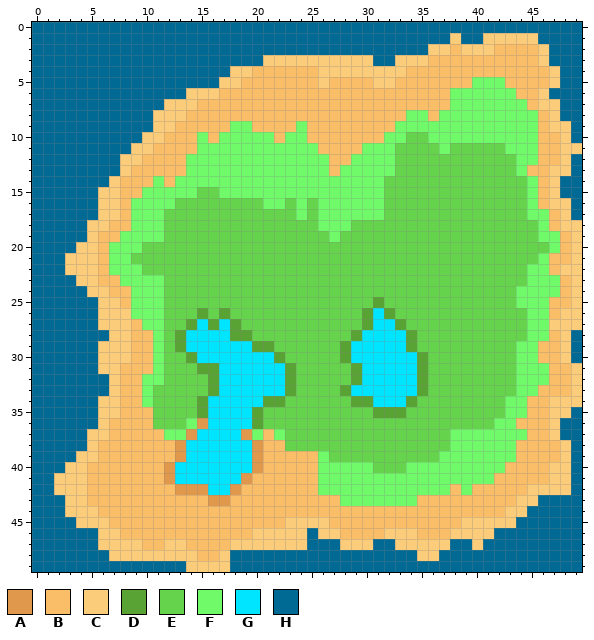
Pixel-art sprite: client/static/img/island_1.png. The picture above was drawn from the file before the commit.
The file is 50x50 pixels. Colours within 5 levels of each other are drawn and written as one.
Palette (. is transparent): A #e0994c  B #fabe69  C #fbcc7a  D #59a334  E #65d44c  F #70fa69  G #00e5ff  H #006a94
Pixels before (only the part around the change), first column x 0:
 0 HHHHHHHHHHHHHHHHHHHHHHHHHHHHHHHHHHHHHHHHHHHHHHHHHH
 1 HHHHHHHHHHHHHHHHHHHHHHHHHHHHHHHHHHHHHHCHHCCCCCHHHH
 2 HHHHHHHHHHHHHHHHHHHHHHHHHHHHHHHHHHHHCCBCCCBBBBCHHH
 3 HHHHHHHHHHHHHHHHHHHHHCCCCCCCCCCHHCCCBBBBBBBBBBCHHH
 4 HHHHHHHHHHHHHHHHHHCCBBBBBBCCCCCCCCBBBBBBBBBBBBBCHH
 5 HHHHHHHHHHHHHHHHHCCBBBBBBBCBBBBCCBBBBBBBFFFBBBBCHH
 6 HHHHHHHHHHHHHHCCCBBBBBBBBBBBBBBBBBBBBBFFFFFFBBCHHH
 7 HHHHHHHHHHHHCCCBBBBBBBBBBBBBBBBBBBBBBBFFFFFFFBCCHH
 8 HHHHHHHHHHHCCCBBBBBBBBBBBBBBBBBBBBFFBFFFFFFFFFBCHH
 9 HHHHHHHHHHHCCBBBBBFFBBBBFBBBBBBBBFFFFFFFFFFFFFBCCH
10 HHHHHHHHHHCCBBBFBFFFFFBFFBBBBBBBFFEEFFFFFFFFFFBBCH
11 HHHHHHHHHCCBBBBFFFFFFFFFFFBBBBFFFEEEEFEEEEEFFFBBCC
12 HHHHHHHHCCBBBBFFFFFFFFFFFFFBBFFFFEEEEEEEEEEEFFBBCH
13 HHHHHHHHCBBBBBFFFFFFFFFFFFFBFFFFFEEEEEEEEEEEFBBCCH
14 HHHHHHHCBBBFBFFFFFFFFFFFFFFFFFFFEEEEEEEEEEEEEFBCHH
15 HHHHHHCCBBFFFFFEEFFFFFFFFFFFFFFFEEEEEEEEEEEEEFBCHH
16 HHHHHHCCBFFFFEEEEEEEEFFEFEFFFFFFEEEEEEEEEEEEEFBCCH
17 HHHHHHCCBFFFEEEEEEEEEEEEFEFFFFFFEEEEEEEEEEEEEFFBCH
18 HHHHHCCBBFFFEEEEEEEEEEEEEEFFFEEEEEEEEEEEEEEEEEFBCC
19 HHHHHCBBFFFFEEEEEEEEEEEEEEEFEEEEEEEEEEEEEEEEEEFFBC
20 HHHHCCBFFFEEEEEEEEEEEEEEEEEEEEEEEEEEEEEEEEEEEEEFBC
21 HHHCCCBFFEEEEEEEEEEEEEEEEEEEEEEEEEEEEEEEEEEEEEFBBC
22 HHHCCCBFFFEEEEEEEEEEEEEEEEEEEEEEEEEEEEEEEEEEEFFBCC
23 HHHHCCBBFFFFEEEEEEEEEEEEEEEEEEEEEEEEEEEEEEEEEFFFBC
24 HHHHHCCBBFFFEEEEEEEEEEEEEEEEEEEEEEEEEEEEEEEEFFFFBC
25 HHHHHHCCBFFFEEEEEEEEEEEEEEEEEEEDEEEEEEEEEEEEFFFBBC
26 HHHHHHCCCFFFEEEDEDEEEEEEEEEEEEDGDEEEEEEEEEEEEFFBCC
27 HHHHHHCCCBFFEEDGDGDEEEEEEEEEEEDGGDEEEEEEEEEEEFFCCC
28 HHHHHHHCCBBFEDGGGGDDEEEEEEEEEDGGGGDEEEEEEEEEEFFBCH
29 HHHHHHCCCBBFEDGGGGGGDDEEEEEEDGGGGGDEEEEEEEEEFFBBCH
30 HHHHHHCCCBBFEEDGGGGGGGDEEEEEDGGGGGGDEEEEEEEEFFBBCH
31 HHHHHHCCBBBFEEEDDGGGGGGDEEEEEDGGGGGDEEEEEEEEFFFBBC
32 HHHHHHHCBBFFEEEEDGGGGGGDEEEEEDGGGGGDEEEEEEEEFFFBBC
33 HHHHHHHCBBFEEEEEDGGGGGGDEEEEDGGGGGGDEEEEEEEEFFBBBC
34 HHHHHHCCBBFEEEEDGGGGGDDEEEEEEDDGGGDEEEEEEEEFFBBCCC
35 HHHHHHCCBBBEEEEDGGGGDEEEEEEEEEEDDDEEEEEEEEEFFBBCCH
36 HHHHHHCBBBBEEEFAGGGGDEEEEEEEEEEEEEEEEEEEEEFFBBBCHH
37 HHHHHCCBBBBBFFAGGGGAFBFEEEEEEEEEEEEEEEFFFFFFFBBCHH
38 HHHHHCBBBBBBBAGGGGGGABBEEEEEEEEEEEEEEEFFFFFFBBBBCH
39 HHHHCCBBBBBBBAGGGGGGABBBBBFEEEEEEEEEEFFFFFFFBBBBCH
40 HHHCCBBBBBBBAGGGGGGGABBBBBFFFFFEEEFFFFFFFFFBBBBCCH
41 HHCCCBBBBBBBAGGGGGGABBBBBBFFFFFFFFFFFFFFFFBBBBBCCH
42 HHCCCBBBBBBBBAAAGGABBBBBBBFFFFFFFFFFFFBFBBBBBCCCCH
43 HHHCCBBBBBBBBBBBAABBBBBBBBBBFFFFFFFBBBBBBBBBCCHHHH
44 HHHCCCBBBBBBBBBBBBBBBBBBBBBBBBBBBBBBBBBBBBBCCHHHHH
45 HHHHCCCBBBBBBBBBBBBBBBBCCCCBBBBBBBBBBBBCCCCCHHHHHH
46 HHHHHHCCBBBBBBBBBBBBCCCCCHCCBBBBCCCBBBCCCCHHHHHHHH
47 HHHHHHCCCCBBCCBBBBCCCCCCCHHHCCCHHCCCCCHHCHHHHHHHHH
48 HHHHHHHCCCCCCCCBBCHHHHHHHHHHHHHHHHHCCHHHHHHHHHHHHH
49 HHHHHHHHHHHHHHCCCCHHHHHHHHHHHHHHHHHHHHHHHHHHHHHHHH
Once edited:
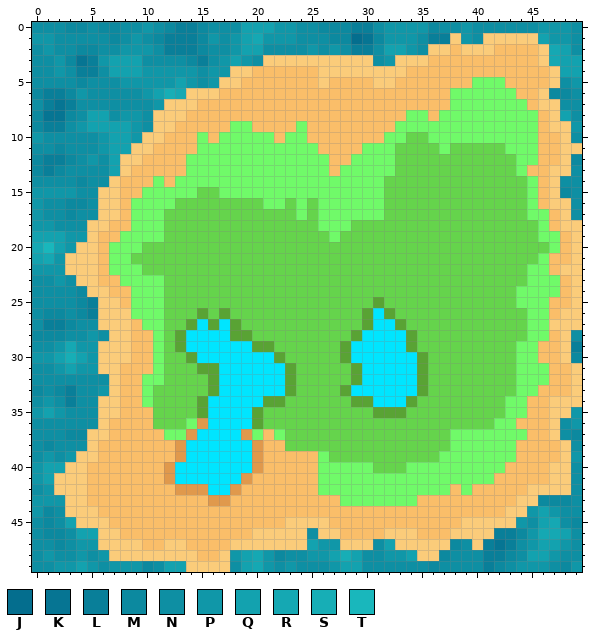
Colours new in this view: J #046e8e  K #067593  L #097f99  M #0c899f  N #0e8fa3  P #1097a8  Q #13a2af  R #15a8b3  S #17aeb6  T #19b7bc
Message: island match water
The exact change:
y 0: x 0..49 HHHHHHHHHHHHHHHHHHHHHHHHHHHHHHHHHHHHHHHHHHHHHHHHHH -> NNNMMNMMNNPNMLLMNNNQQQPPNNMMMLLNPPPPMNNPNNNNNNPPPN
y 1: x 0..37 HHHHHHHHHHHHHHHHHHHHHHHHHHHHHHHHHHHHHH -> PPNNNNNMNPNMLLLMPNPQRPPPNNNMMJKMPPPNLL; x 39..40 HH -> PN; x 46..49 HHHH -> QPPN
y 2: x 0..35 HHHHHHHHHHHHHHHHHHHHHHHHHHHHHHHHHHHH -> NPNNMMNNPPPNLLLMNNPQQNNNNPNPNLLNQQPN; x 47..49 HHH -> RQN
y 3: x 0..20 HHHHHHHHHHHHHHHHHHHHH -> NNPMKLPQQQNNNNMLNPQPN; x 31..32 HH -> NP; x 47..49 HHH -> RQQ
y 4: x 0..17 HHHHHHHHHHHHHHHHHH -> NNPNLLNQQQPPPPPNPP; x 48..49 HH -> QQ
y 5: x 0..16 HHHHHHHHHHHHHHHHH -> NNNNMNNNPPPPPQPNP; x 48..49 HH -> NP
y 6: x 0..13 HHHHHHHHHHHHHH -> MLLMPNNNNNPQSR; x 47..49 HHH -> MMN
y 7: x 0..11 HHHHHHHHHHHH -> NLKLNNNNNNNP; x 48..49 HH -> NN
y 8: x 0..10 HHHHHHHHHHH -> MKKMNQQNPPN; x 48..49 HH -> QN
y 9: x 0..10 HHHHHHHHHHH -> MLLNPQQQQPN; x 49 H -> P
y 10: x 0..9 HHHHHHHHHH -> PNNNNNPQQP; x 49 H -> N
y 11: x 0..8 HHHHHHHHH -> NNMNNNPQQ
y 12: x 0..7 HHHHHHHH -> MLLMNPNQ; x 49 H -> M
y 13: x 0..7 HHHHHHHH -> MLMNNNNQ; x 49 H -> N
y 14: x 0..6 HHHHHHH -> NNNNMNN; x 48..49 HH -> NN
y 15: x 0..5 HHHHHH -> PPPPNN; x 48..49 HH -> MN
y 16: x 0..5 HHHHHH -> PNNMMN; x 49 H -> N
y 17: x 0..5 HHHHHH -> PNNMNN; x 49 H -> N
y 18: x 0..4 HHHHH -> PPNNN
y 19: x 0..4 HHHHH -> QQQPP
y 20: x 0..3 HHHH -> RTQP
y 21: x 0..2 HHH -> QRP
y 22: x 0..2 HHH -> PPP
y 23: x 0..3 HHHH -> NNPN
y 24: x 0..4 HHHHH -> NNNNM
y 25: x 0..5 HHHHHH -> NNNNML
y 26: x 0..5 HHHHHH -> NMMNML
y 27: x 0..5 HHHHHH -> NLLMNN
y 28: x 0..6 HHHHHHH -> MMMNNPN; x 49 H -> N
y 29: x 0..5 HHHHHH -> NNPRPP; x 49 H -> L
y 30: x 0..5 HHHHHH -> PPQSQP; x 49 H -> M
y 31: x 0..5 HHHHHH -> NNPQPP
y 32: x 0..6 HHHHHHH -> NNNNNNN
y 33: x 0..6 HHHHHHH -> MNMLNNP
y 34: x 0..5 HHHHHH -> NPNLNN
y 35: x 0..5 HHHHHH -> PQPNNN; x 49 H -> P
y 36: x 0..5 HHHHHH -> NNNNNN; x 48..49 HH -> NP
y 37: x 0..4 HHHHH -> NNNMM; x 48..49 HH -> NM
y 38: x 0..4 HHHHH -> NMNNN; x 49 H -> N
y 39: x 0..3 HHHH -> NPNP; x 49 H -> P
y 40: x 0..2 HHH -> PQQ; x 49 H -> N
y 41: x 0..1 HH -> PQ; x 49 H -> N
y 42: x 0..1 HH -> NP; x 49 H -> N
y 43: x 0..2 HHH -> PPP; x 46..49 HHHH -> MMMN
y 44: x 0..2 HHH -> PMN; x 45..49 HHHHH -> PQPNN
y 45: x 0..3 HHHH -> NMNQ; x 44..49 HHHHHH -> PNQRNM
y 46: x 0..5 HHHHHH -> NMMNQQ; x 25 H -> N; x 42..49 HHHHHHHH -> LLMPRRQN
y 47: x 0..5 HHHHHH -> NNMNPP; x 25..27 HHH -> QPP; x 31..32 HH -> NQ; x 38..39 HH -> MN; x 41..49 HHHHHHHHH -> LKLNPQQPN
y 48: x 0..6 HHHHHHH -> NPNNPNP; x 18..34 HHHHHHHHHHHHHHHHH -> PQRPMNNPPQSQNNPPQ; x 37..49 HHHHHHHHHHHHH -> MNNNLLMNQQPNN
y 49: x 0..13 HHHHHHHHHHHHHH -> NNPPQPNPPPMNQQ; x 18..49 HHHHHHHHHHHHHHHHHHHHHHHHHHHHHHHH -> NQRPNPNNNPQQNNNNNNMNNNNLMNPPPNMP
